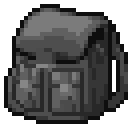
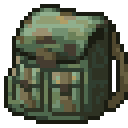
Comparing the layer stacks of the two 128×128 images. Changes:
hid group "ALICEpack_Dark" (3 layers) over [4, 4, 128, 124]
added group "AliceBag_CamoGreen" with 1 layers over [4, 4, 128, 124]
added layer "ALICEpack_Army_Dark" (3rd of 3, in "AliceBag_CamoGreen") in group "AliceBag_CamoGreen" over [4, 4, 128, 124]
